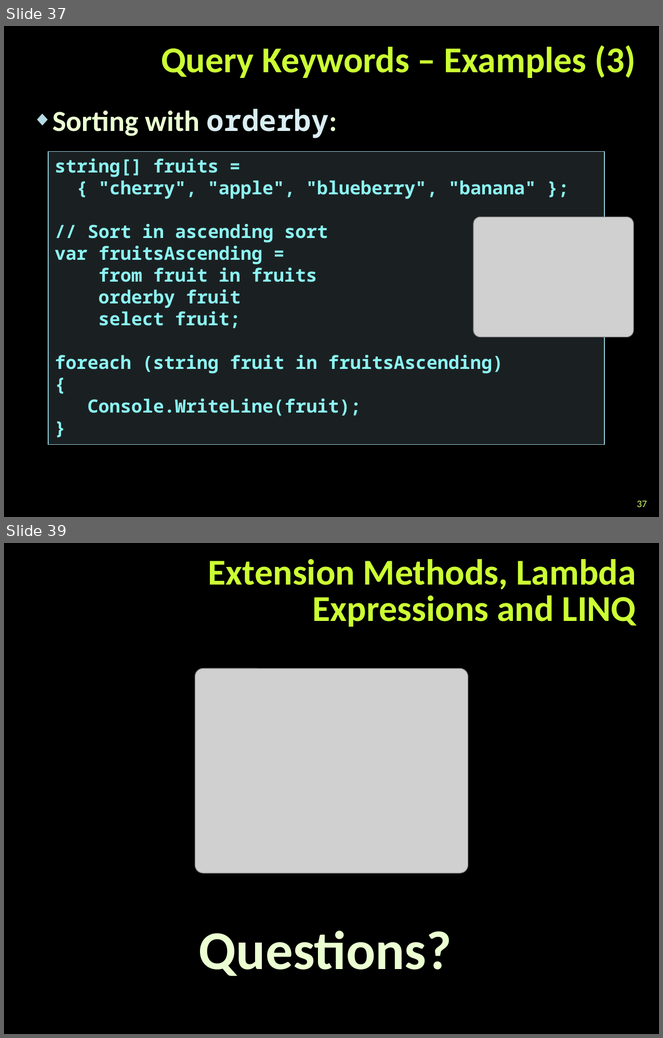
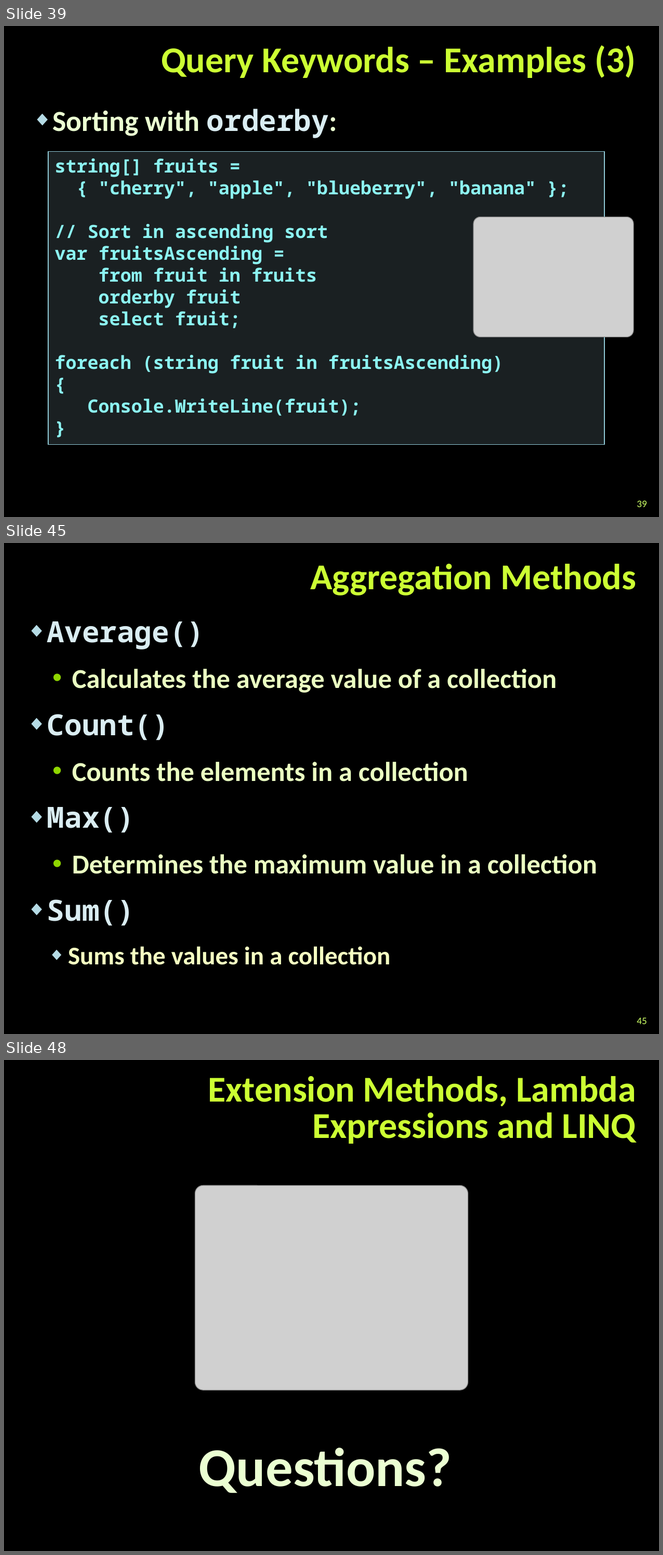
Before and after one commit to NikolayGenov/TelerikAcademy, a slide deck: OOP/Lectures/Extension-Methods-Delegates-Lambda-LINQ.pptx. Shown one above the other, each under a label of ours: slides 37 and 39 before the commit, slides 39, 45 and 48 after it; the slides between them are not shown. The pictures are 663x1038 and 663x1555 pixels, drawn with LibreOffice and Linux fonts; fonts in the diff are those of the drawing; grey boxes stand for pictures; background and template pictures are left out. Boxes give left, top, right and bottom in pixels: in the first picture for what was removed or moved away, otherwise in the second. Text is boxed around its words. In the diff, an @@ line names an element or a change of style, - is before the commit and + after.

```diff
--- a/OOP/Lectures/Extension-Methods-Delegates-Lambda-LINQ.pptx
+++ b/OOP/Lectures/Extension-Methods-Delegates-Lambda-LINQ.pptx
@@ slide 45 added at (4, 543, 659, 1034), background picture (left out) @@
@@ title added at (310, 563, 636, 596), 40 pt, text #CCFF33, bold @@
+Aggregation Methods
@@ text added at (47, 622, 597, 965), 30 pt, text #EBFFC2, bold @@
+◆ Average()
+  • Calculates the average value of a collection
+◆ Count()
+  • Counts the elements in a collection
+◆ Max()
+  • Determines the maximum value in a collection
+◆ Sum()
+    ◆ Sums the values in a collection
@@ page number added at (637, 1018, 647, 1025), 11 pt, text #CCFF66 @@
+45
@@ what was slide 37 is now slide 39 @@
@@ page number at (637, 501, 647, 508): text changed @@
-37
+39
@@ what was slide 39 is now slide 48 @@
```
Also in this commit, not shown: 2 slides changed, 9 other slides added, 11 other files.
